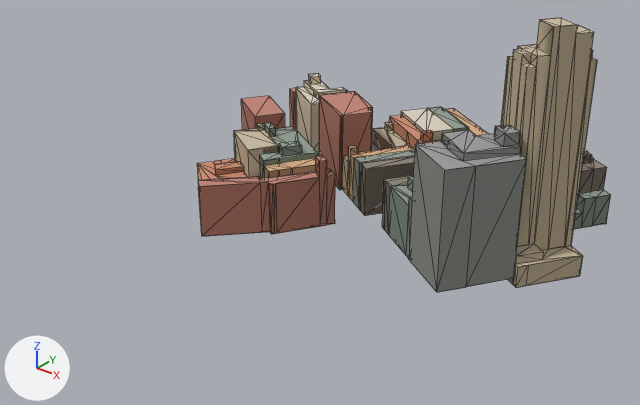
A saved change to the glTF model public/models/washington-city/tile--2_6.glb.
The view is the same before and after, from a 50 mm lens placed at (-64.0, -1545.0, 185.0), pointed at (-287.0, -1267.0, 12.0). The lights are fixed; the arrows at lower left show +X, +Y and +Z. The picture after the commit comes second. Mesh edges are drawn as thin lines. Where no turn or scale is listed for an object, it has been applied to the vertices. Vertices at exactly the same position are counted once.

Objects in the first picture: 'roof', 'wall'.
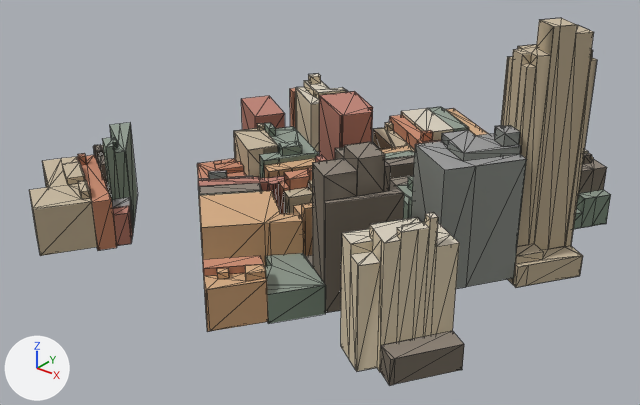
The newer file is also turned or shifted as a whole; pictures and numbers use the older file's frame.

Where the change shows, as pixel boxes (x1, y1, x2, y2) in the pictures (640 x 405 px):
'wall', reshaped (41% wider, 34% taller): before (199, 20, 611, 292); after (30, 20, 611, 385)
'roof', reshaped (40% wider, 37% taller): before (197, 18, 611, 267); after (29, 18, 611, 360)
part 1 of me_mesh_1, built on: before (353, 151, 414, 209); after (30, 123, 464, 385)
part 2 of me_mesh_2, added: after (217, 268, 229, 273)
part 3 of me_mesh_2, added: after (426, 212, 438, 218)
part 4 of me_mesh_2, added: after (279, 181, 289, 189)
part 5 of me_mesh_2, added: after (302, 203, 312, 209)
part 6 of me_mesh_2, added: after (29, 123, 459, 295)
part 7 of me_mesh_2, added: after (381, 331, 464, 360)

What the commit changed:
me_mesh_1 is used by ob_wall; location (-287.0, -1221.4, 47.5).
me_mesh_1 had 924 vertices, 938 faces and spanned x -107.0..107.0, y -80.0..80.0, z -53.0..53.0.
me_mesh_1 now has 1447 vertices, 1486 faces and spans x -120.0..107.0, y -139.0..80.0, z -53.0..53.0.
me_mesh_1 part 1: 3 vertices removed from x 0.0..16.0, y -16.0..9.0, z -50.0; 529 vertices added at x -120.0..103.0, y -139.0..-32.0, z -52.0..11.0.
Other edits to the shape of me_mesh_1 do not show in these pictures.
me_mesh_2 is used by ob_roof; location (-287.0, -1221.4, 51.0).
me_mesh_2 had 592 vertices, 436 faces and spanned x -107.0..107.0, y -80.0..80.0, z -49.0..49.0.
me_mesh_2 now has 945 vertices, 682 faces and spans x -120.0..107.0, y -139.0..80.0, z -50.0..49.0.
me_mesh_2 part 2: the loose piece of 4 vertices spanning x 43.0..49.0, y -43.0..-37.0, z -25.0 is copied, and the copy is moved by (-31.0, -82.0, -8.0); it spans x 12.0..18.0, y -125.0..-120.0, z -33.0.
me_mesh_2 part 3: the loose piece of 5 vertices spanning x 73.0..83.0, y -31.0..-21.0, z 9.0 is copied, and the copy is scaled about its middle by (0.477, 0.458, 1), then moved by (11.0, -73.0, -5.0); it spans x 87.0..92.0, y -101.0..-97.0, z 4.0.
me_mesh_2 part 4: the loose piece of 4 vertices spanning x -37.0..-29.0, y -50.0..-43.0, z -49.0 is copied, and the copy is moved by (21.0, -10.0, 19.0); it spans x -16.0..-8.0, y -59.0..-53.0, z -30.0.
me_mesh_2 part 5: the loose piece of 5 vertices spanning x 74.0..81.0, y -6.0..2.0, z -43.0 is copied, and the copy is moved by (-61.0, -70.0, 18.0); it spans x 13.0..20.0, y -76.0..-68.0, z -25.0.
me_mesh_2 part 6: 313 vertices added at x -120.0..96.0, y -139.0..-32.0, z -50.0..8.0.
me_mesh_2 part 7: 6 vertices added at x 81.0..103.0, y -119.0..-91.0, z -42.0.
Other edits to the shape of me_mesh_2 do not show in these pictures.
